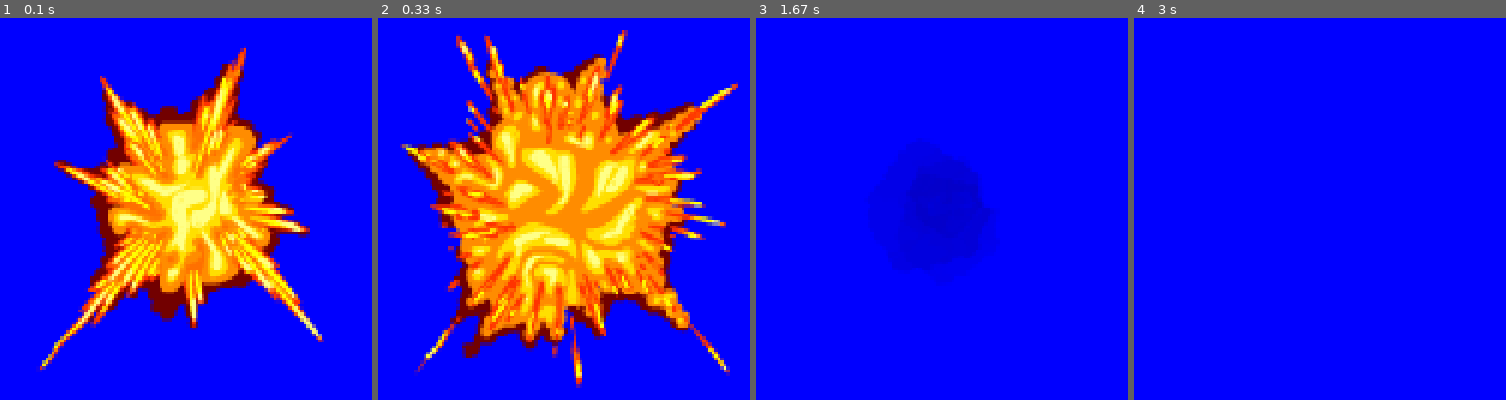
Above: before the commit, frames 1-4 (left to right).
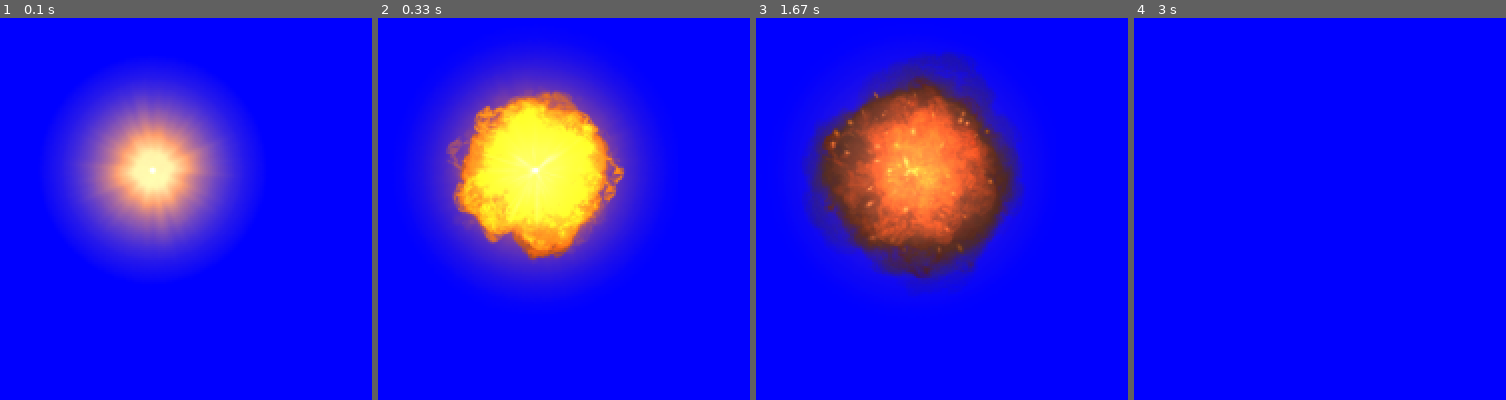
Above: after the commit, the same moments.

Repository: ridmit/PygameProject
Game: pygame game, started from test.py
The game is run twice, just before and just after one commit, with the same random seed, the same clock (stepped at 60 frames per second) and the same inputs.
Inputs:
- Up to frame 1 (0.1 s): no input
- Up to frame 2 (0.33 s): no input
- Up to frame 3 (1.67 s): no input
- Up to frame 4 (3 s): no input

The runs differ from the first frame. In frame 1, 33% of the frame differs, in the area x 10-88%, y 7-93%; in frame 2, 47%, in the area x 5-97%, y 3-97%; in frame 3, 28%; in frame 4, nothing differs.

Commit message:
animated boom added

Diff:
--- a/AnimatedSprite.py
+++ b/code/AnimatedSprite.py
@@ -2,14 +2,14 @@
 
 
 class AnimatedSprite(pygame.sprite.Sprite):
-    def __init__(self, sheet, columns, rows, x, y, *groups):
+    def __init__(self, sheet, columns, rows, loop, *groups):
         super().__init__(*groups)
         self.frames = []
         self.cut_sheet(sheet, columns, rows)
+        self.loop = loop
         self.cur_frame = 0
         self.image = self.frames[self.cur_frame]
-        self.rect = self.rect.move(x, y)
-        self.cnt = -1
+        self.cnt = 0
 
     def cut_sheet(self, sheet, columns, rows):
         self.rect = pygame.Rect(0, 0, sheet.get_width() // columns,
@@ -20,10 +20,13 @@
                 self.frames.append(sheet.subsurface(pygame.Rect(
                     frame_location, self.rect.size)))
 
-    def update(self, fps, cnt):
+    def update(self, fps, frequency):
         self.cnt += 1
-        if self.cnt % 8 == 0:
-            self.cur_frame += 1
-            self.image = self.frames[self.cur_frame]
-            if self.cur_frame + 1 == len(self.frames):
-                self.kill()
+        if self.cnt % frequency == 0:  # Частота смены кадров
+            if self.loop:  # Анимированный спрайт зациклен
+                self.cur_frame = (self.cur_frame + 1) % len(self.frames)
+            else:
+                self.cur_frame += 1
+                if self.cur_frame + 1 == len(self.frames):
+                    self.kill()
+        self.image = self.frames[self.cur_frame]
--- a/code/EnemyCar.py
+++ b/code/EnemyCar.py
@@ -1,20 +1,23 @@
 import pygame
 
+from AnimatedSprite import AnimatedSprite
 
-class EnemyCar(pygame.sprite.Sprite):
+
+class EnemyCar(AnimatedSprite):
     width = 80
 
     image = pygame.image.load("../images/enemy_car.png")
     image = pygame.transform.scale(image, (
         width, image.get_height() * width // image.get_width()))
 
-    explosion_img = pygame.image.load("../images/boom.png")
-    explosion_img = pygame.transform.scale(explosion_img, image.get_size())
+    sheet = pygame.image.load("../images/boom_sheet8x4.png")
+    cols, rows = 8, 4
+
     data = None
 
-    def __init__(self, col, h, my_speed, fps, *args):
-        super(EnemyCar, self).__init__(*args)
-
+    def __init__(self, col, h, my_speed, fps, *groups):
+        super(EnemyCar, self).__init__(EnemyCar.sheet, EnemyCar.cols,
+                                       EnemyCar.rows, False, *groups)
         self.width = EnemyCar.width
         self.fps = fps
         self.h = h
@@ -30,18 +33,22 @@
         self.mask = pygame.mask.from_surface(self.image)
         self.alive = True
 
-    def update(self, speed):
+    def update(self, speed, **kwargs):
         speed = self.my_speed + speed
         self.real_y += speed / self.fps
         self.rect.y = self.real_y // 1
         if self.real_y >= self.h:
             self.kill()
             EnemyCar.data[self.rect.x // EnemyCar.width] = False
+        if not self.alive:
+            super().update(self.fps, 4)
 
     def explosion(self):
+        EnemyCar.data[self.rect.x // EnemyCar.width] = False
         self.alive = False
-        self.image = EnemyCar.explosion_img
-        self.rect = pygame.Rect(self.rect.x, self.rect.y, self.rect.width,
-                                self.rect.height)
-        self.size = self.image.get_size()
         self.my_speed = 0
+        self.rect.x -= (EnemyCar.sheet.get_width() // EnemyCar.cols
+                        - self.image.get_width()) // 2
+        self.rect.y += (self.image.get_height() - EnemyCar.sheet.get_height()
+                        // EnemyCar.rows) // 2
+        super().update(self.fps, 4)  # Смена картинки
--- a/code/Final.py
+++ b/code/Final.py
@@ -3,7 +3,7 @@
 
 from Leaderboard import LeaderboardScene
 from db_work import update_points
-
+from terminate import terminate
 
 class FinalScene:
     def __init__(self, login):
@@ -52,7 +52,7 @@
 
     def handle_event(self, event):
         if event.type == pygame.QUIT:
-            self.running = False
+            terminate()
         if event.type == pygame.USEREVENT:
             if event.user_type == pygame_gui.UI_BUTTON_PRESSED:
                 if event.ui_element == self.restart_btn:
--- a/code/Game.py
+++ b/code/Game.py
@@ -169,12 +169,9 @@
             data = EnemyCar.data
             possible_col = [i for i, elem in enumerate(EnemyCar.data)
                             if not elem]
-            if False in EnemyCar.data:
+            if possible_col:
                 col = choice(possible_col)
                 car = EnemyCar(col, self.h, 150 * uniform(0.5, 1.7), self.fps)
-                while data[col]:  # На одной линии не больше 1 машины
-                    car = EnemyCar(col, self.h, 150 * uniform(0.5, 1.7),
-                                   self.fps)
                 if not pygame.sprite.spritecollideany(
                         car, self.enemy_sprites):
                     self.enemy_sprites.add(car)
--- a/code/PlayerCar.py
+++ b/code/PlayerCar.py
@@ -23,7 +23,7 @@
         self.image = PlayerCar.image
         self.rect = self.image.get_rect()
         self.rect.x = (w - PlayerCar.width) // 2
-        self.rect.y = h - self.rect.height
+        self.rect.y = h - self.rect.height - 10
         self.size = self.image.get_size()
         self.mask = pygame.mask.from_surface(self.image)
 
--- a/test.py
+++ b/test.py
@@ -1,6 +1,36 @@
 import pygame
 
-from AnimatedSprite import AnimatedSprite
+
+class AnimatedSprite(pygame.sprite.Sprite):
+    def __init__(self, sheet, columns, rows, loop, *groups):
+        super().__init__(*groups)
+        self.frames = []
+        self.cut_sheet(sheet, columns, rows)
+        self.loop = loop
+        self.cur_frame = 0
+        self.image = self.frames[self.cur_frame]
+        self.cnt = 0
+
+    def cut_sheet(self, sheet, columns, rows):
+        self.rect = pygame.Rect(0, 0, sheet.get_width() // columns,
+                                sheet.get_height() // rows)
+        for j in range(rows):
+            for i in range(columns):
+                frame_location = (self.rect.w * i, self.rect.h * j)
+                self.frames.append(sheet.subsurface(pygame.Rect(
+                    frame_location, self.rect.size)))
+
+    def update(self, fps, frequency):
+        self.cnt += 1
+        if self.cnt % frequency == 0:  # Частота смены кадров
+            if self.loop:  # Анимированный спрайт зациклен
+                self.cur_frame = (self.cur_frame + 1) % len(self.frames)
+            else:
+                self.cur_frame += 1
+                if self.cur_frame + 1 == len(self.frames):
+                    self.kill()
+        self.image = self.frames[self.cur_frame]
+
 
 SIZE = WIDTH, HEIGHT = 600, 600
 
@@ -14,10 +44,9 @@
 
 all_sprites = pygame.sprite.Group()
 
-sheet = pygame.image.load("images/boom4.png")
-sheet = pygame.transform.scale(sheet, (sheet.get_width() * 1.5, sheet.get_height() * 1.5))
+sheet = pygame.image.load("images/boom_sheet8x4.png")
 
-boom = AnimatedSprite(sheet, 4, 4, 0, 0, all_sprites)
+boom = AnimatedSprite(sheet, 8, 4, False, all_sprites)
 
 running = True
 while running:
@@ -25,7 +54,7 @@
         if event.type == pygame.QUIT:
             running = False
     screen.fill("blue")
-    all_sprites.update(fps, 80)
+    all_sprites.update(fps, 5)
     all_sprites.draw(screen)
     pygame.display.flip()
     clock.tick(fps)
Binary file removed: images/boom.png
Binary file removed: images/boom1.jpg
Binary file removed: images/boom3.jpg
Binary file removed: images/boom4.png
Binary file removed: images/boom_sheet5x5.png
Renamed: images/boom2.png -> images/boom_sheet8x4.png
Binary file changed: pygame_db.db
